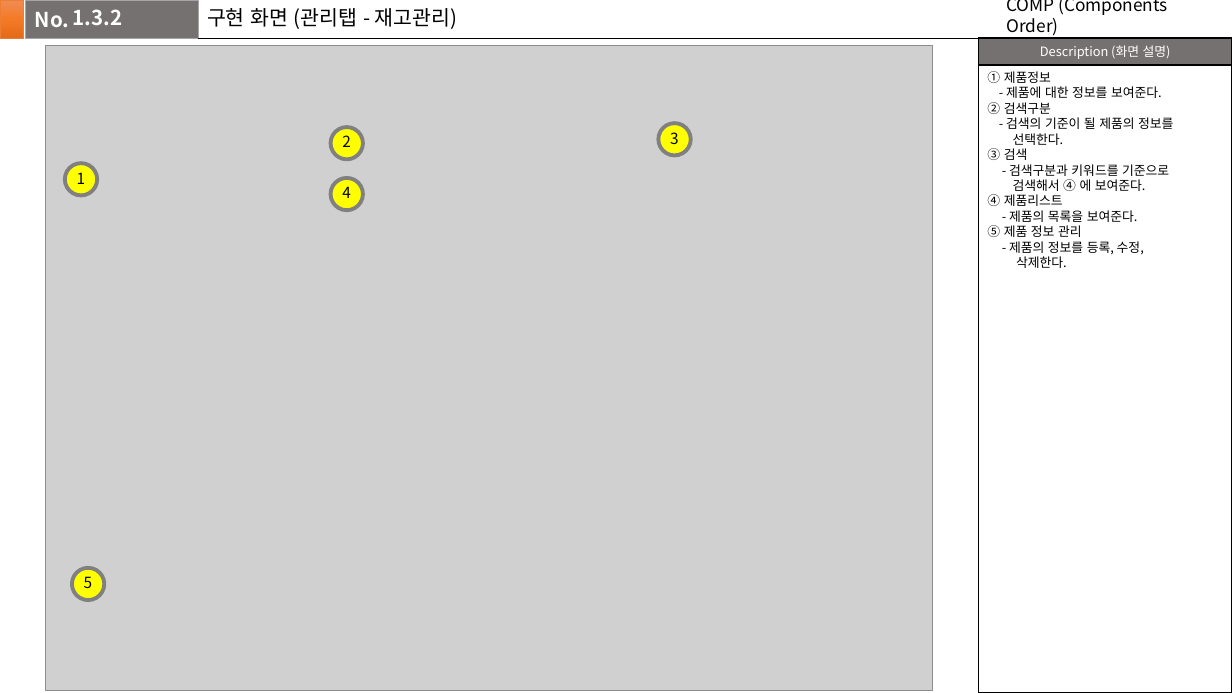
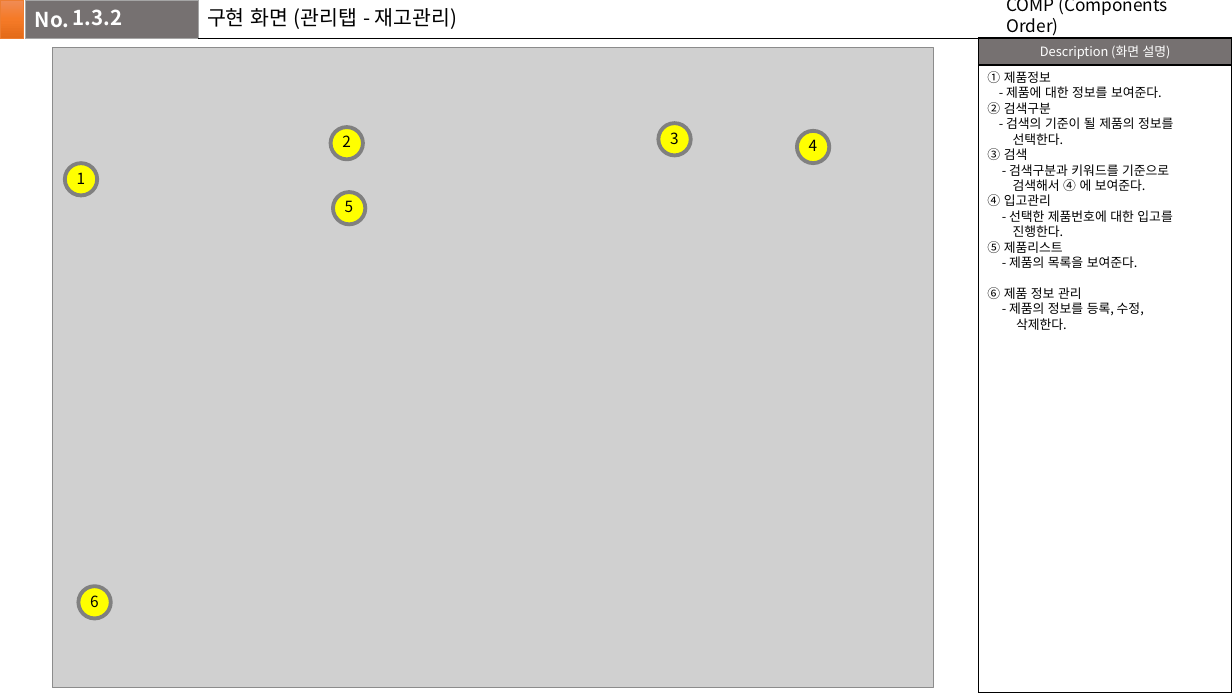
Before and after one commit to Dong-Jun-Shin/COMP_project, a slide deck: slide 8 of Document/UI_source/스토리보드(원본).pptx. Drawn at 1232x693 pixels with LibreOffice and Linux fonts; fonts in the diff are those of the drawing; grey boxes stand for pictures. Boxes give left, top, right and bottom in pixels: in the first picture for what was removed or moved away, otherwise in the second. Text is boxed around its words. In the diff, an @@ line names an element or a change of style, - is before the commit and + after.

Commit message:
19/11/11
입고관리 기능추가에 따른 각종 문서 수정

```diff
--- a/Document/UI_source/스토리보드(원본).pptx
+++ b/Document/UI_source/스토리보드(원본).pptx
@@ picture: place and size @@
-picture at (45,45,933,690)
+picture at (52,47,933,688)
@@ ellipse: place and size @@
-ellipse at (331,178,363,211)
+ellipse at (798,131,830,164)
@@ text "4": place and size @@
-text "4" at (342,186,351,198)
+text "4" at (809,139,818,151)
@@ ellipse: place and size @@
-ellipse at (72,568,104,601)
+ellipse at (333,192,365,225)
@@ text "5": place and size @@
-text "5" at (84,576,93,588)
+text "5" at (345,200,354,212)
@@ text at (987,194,1172,253): text changed @@
-④ 제품리스트
+④ 입고관리
+- 선택한 제품번호에 대한 입고를
+진행한다.
+⑤ 제품리스트
@@ text at (987,287,1082,303): text changed @@
-⑤ 제품 정보 관리
+⑥ 제품 정보 관리
@@ ellipse added at (79,586,111,618), fill #FFFF00, outline #808080 3 pt @@
@@ text added at (90,595,99,607), 12 pt, text #000000 @@
+6
```
Also in this commit, not shown: 6 other slides changed, 1 slide added, 23 other files.
